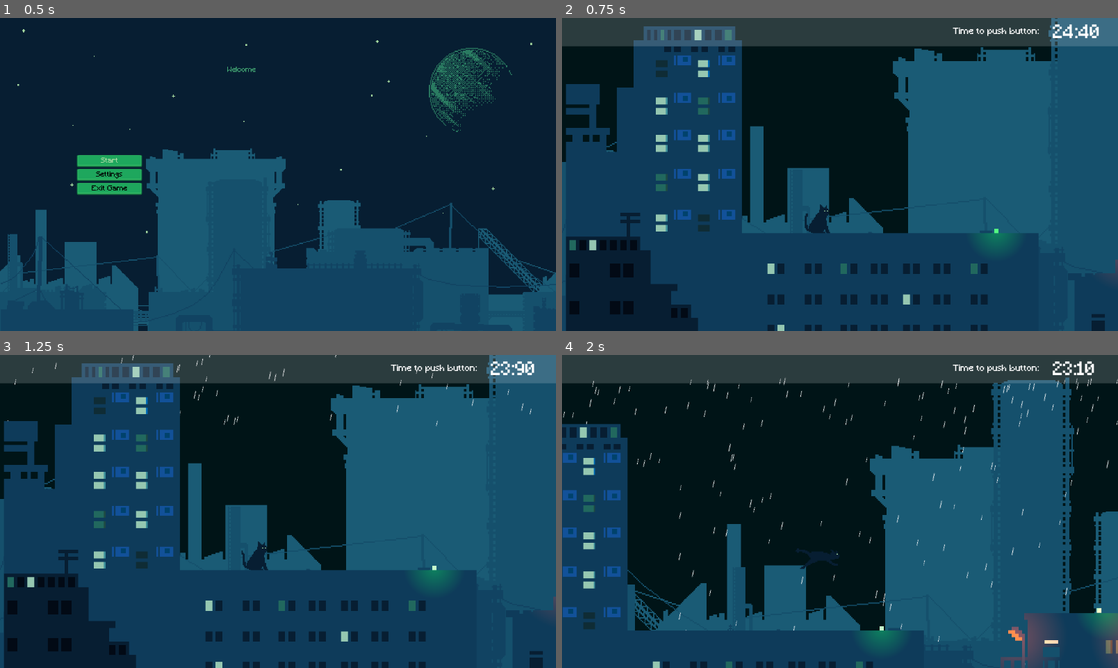
Above: before the commit, frames 1-4 (two rows, left to right).
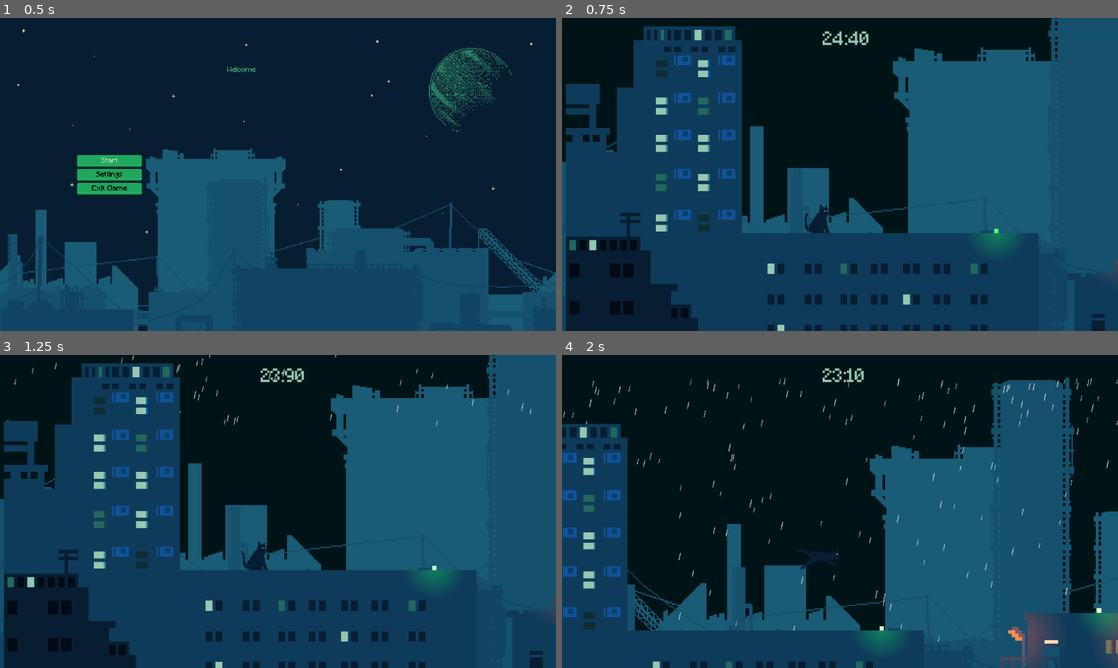
Above: after the commit, the same moments.

Repository: DEVizzent/mermelada-jam-2023
Game: Godot game, scene res://Inicio/StartMenu.tscn
The game is run twice, just before and just after one commit, with the same random seed, the same clock (stepped at 60 frames per second) and the same inputs.
Inputs (mouse positions are in pixels of both pictures, inside the frame that each line leads up to):
- Up to frame 1 (0.5 s): no input
- Up to frame 2 (0.75 s): click "Start" at 0.5 s
- Up to frame 3 (1.25 s): no input
- Up to frame 4 (2 s): move the mouse to (962, 495) at 1.27 s; hold Right (ui_right) from 1.28 s (still down); click (962, 495) at 1.42 s; tap Space (jump) at 1.52 s

Frame 1 is identical in both runs. In frame 2, 9.1% of the frame differs, in the area x 0-100%, y 0-10%; in frame 3, 9.0%; in frame 4, 9.1%.

Commit message:
Refactor timer

Diff:
--- a/HeaderLevelBar/header_bar.tscn
+++ b/HeaderLevelBar/header_bar.tscn
@@ -8,14 +8,16 @@
 [node name="HeaderBar" type="CanvasLayer"]
 
 [node name="ColorRect" type="ColorRect" parent="."]
+visible = false
 offset_right = 1284.0
 offset_bottom = 65.0
 color = Color(1, 1, 1, 0.168627)
 
 [node name="TimerCountdown" parent="." instance=ExtResource("1_3kcax")]
-position = Vector2(1130, 15)
+position = Vector2(600, 31)
 
 [node name="Label" type="Label" parent="."]
+visible = false
 offset_left = 900.0
 offset_top = 22.0
 offset_right = 1099.0
--- a/Levels/Level1/Level1.tscn
+++ b/Levels/Level1/Level1.tscn
@@ -8,6 +8,8 @@
 [ext_resource type="PackedScene" uid="uid://bueyv6qwi0jrw" path="res://StarsRain/EstrellaFugaz/SpawnerEstrellas/spawner_estrellas.tscn" id="6_gjp6n"]
 [ext_resource type="PackedScene" uid="uid://6eolvn4p0iw7" path="res://RainEnviroment/rain_enviroment_particles.tscn" id="7_iq0n7"]
 [ext_resource type="PackedScene" uid="uid://bt0q7q5tfblkb" path="res://Levels/Parallax/ParallaxBackground.tscn" id="9_folwc"]
+[ext_resource type="PackedScene" uid="uid://brr2ppmwcwy00" path="res://LightEnvironment/orange_farol.tscn" id="9_rh46a"]
+[ext_resource type="PackedScene" uid="uid://dhxdgsmkhja1y" path="res://LightEnvironment/green_light.tscn" id="10_72n1b"]
 [ext_resource type="Texture2D" uid="uid://cioa2wvh8jiyk" path="res://Levels/Level1/Assets/b3.png" id="10_kjhee"]
 [ext_resource type="Texture2D" uid="uid://c5co4d52unj43" path="res://Levels/Level1/Assets/b1.png" id="10_nmo5c"]
 [ext_resource type="Texture2D" uid="uid://bu8sv3c7h250f" path="res://Levels/Level1/Assets/b2.png" id="10_oxdxp"]
@@ -15,6 +17,86 @@
 [ext_resource type="Texture2D" uid="uid://bccpcdopfv7jj" path="res://Levels/Level1/Assets/green-light-1.png" id="13_2b8jl"]
 [ext_resource type="Texture2D" uid="uid://eyxd0f56xkpy" path="res://Levels/Level1/Assets/orange-farol.png" id="13_tiy0v"]
 
+[sub_resource type="AtlasTexture" id="AtlasTexture_0srnh"]
+atlas = ExtResource("13_2b8jl")
+region = Rect2(0, 0, 8, 8)
+
+[sub_resource type="AtlasTexture" id="AtlasTexture_ttt05"]
+atlas = ExtResource("13_2b8jl")
+region = Rect2(8, 0, 8, 8)
+
+[sub_resource type="AtlasTexture" id="AtlasTexture_t2irh"]
+atlas = ExtResource("13_2b8jl")
+region = Rect2(16, 0, 8, 8)
+
+[sub_resource type="AtlasTexture" id="AtlasTexture_yrqoh"]
+atlas = ExtResource("13_2b8jl")
+region = Rect2(24, 0, 8, 8)
+
+[sub_resource type="AtlasTexture" id="AtlasTexture_m8rnm"]
+atlas = ExtResource("13_2b8jl")
+region = Rect2(32, 0, 8, 8)
+
+[sub_resource type="AtlasTexture" id="AtlasTexture_frr0f"]
+atlas = ExtResource("13_2b8jl")
+region = Rect2(40, 0, 8, 8)
+
+[sub_resource type="AtlasTexture" id="AtlasTexture_vohox"]
+atlas = ExtResource("13_2b8jl")
+region = Rect2(48, 0, 8, 8)
+
+[sub_resource type="AtlasTexture" id="AtlasTexture_svxkp"]
+atlas = ExtResource("13_2b8jl")
+region = Rect2(56, 0, 8, 8)
+
+[sub_resource type="AtlasTexture" id="AtlasTexture_ea81g"]
+atlas = ExtResource("13_2b8jl")
+region = Rect2(64, 0, 8, 8)
+
+[sub_resource type="SpriteFrames" id="SpriteFrames_w5133"]
+animations = [{
+"frames": [{
+"duration": 1.0,
+"texture": SubResource("AtlasTexture_0srnh")
+}, {
+"duration": 1.0,
+"texture": SubResource("AtlasTexture_ttt05")
+}, {
+"duration": 1.0,
+"texture": SubResource("AtlasTexture_t2irh")
+}, {
+"duration": 1.0,
+"texture": SubResource("AtlasTexture_yrqoh")
+}, {
+"duration": 1.0,
+"texture": SubResource("AtlasTexture_m8rnm")
+}, {
+"duration": 1.0,
+"texture": SubResource("AtlasTexture_frr0f")
+}, {
+"duration": 1.0,
+"texture": SubResource("AtlasTexture_vohox")
+}, {
+"duration": 1.0,
+"texture": SubResource("AtlasTexture_svxkp")
+}, {
+"duration": 1.0,
+"texture": SubResource("AtlasTexture_ea81g")
+}],
+"loop": true,
+"name": &"default",
+"speed": 12.0
+}]
+
+[sub_resource type="Gradient" id="Gradient_ngmus"]
+offsets = PackedFloat32Array(0, 0.709677)
+colors = PackedColorArray(1, 1, 1, 1, 0, 0, 0, 1)
+
+[sub_resource type="GradientTexture2D" id="GradientTexture2D_7tcdf"]
+gradient = SubResource("Gradient_ngmus")
+fill = 1
+fill_from = Vector2(0.5, 0.5)
+
 [sub_resource type="AtlasTexture" id="AtlasTexture_xcqe3"]
 atlas = ExtResource("13_tiy0v")
 region = Rect2(0, 0, 10, 26)
@@ -37,86 +119,6 @@
 "speed": 8.0
 }]
 
-[sub_resource type="Gradient" id="Gradient_ngmus"]
-offsets = PackedFloat32Array(0, 0.709677)
-colors = PackedColorArray(1, 1, 1, 1, 0, 0, 0, 1)
-
-[sub_resource type="GradientTexture2D" id="GradientTexture2D_7tcdf"]
-gradient = SubResource("Gradient_ngmus")
-fill = 1
-fill_from = Vector2(0.5, 0.5)
-
-[sub_resource type="AtlasTexture" id="AtlasTexture_0srnh"]
-atlas = ExtResource("13_2b8jl")
-region = Rect2(0, 0, 8, 8)
-
-[sub_resource type="AtlasTexture" id="AtlasTexture_ttt05"]
-atlas = ExtResource("13_2b8jl")
-region = Rect2(8, 0, 8, 8)
-
-[sub_resource type="AtlasTexture" id="AtlasTexture_t2irh"]
-atlas = ExtResource("13_2b8jl")
-region = Rect2(16, 0, 8, 8)
-
-[sub_resource type="AtlasTexture" id="AtlasTexture_yrqoh"]
-atlas = ExtResource("13_2b8jl")
-region = Rect2(24, 0, 8, 8)
-
-[sub_resource type="AtlasTexture" id="AtlasTexture_m8rnm"]
-atlas = ExtResource("13_2b8jl")
-region = Rect2(32, 0, 8, 8)
-
-[sub_resource type="AtlasTexture" id="AtlasTexture_frr0f"]
-atlas = ExtResource("13_2b8jl")
-region = Rect2(40, 0, 8, 8)
-
-[sub_resource type="AtlasTexture" id="AtlasTexture_vohox"]
-atlas = ExtResource("13_2b8jl")
-region = Rect2(48, 0, 8, 8)
-
-[sub_resource type="AtlasTexture" id="AtlasTexture_svxkp"]
-atlas = ExtResource("13_2b8jl")
-region = Rect2(56, 0, 8, 8)
-
-[sub_resource type="AtlasTexture" id="AtlasTexture_ea81g"]
-atlas = ExtResource("13_2b8jl")
-region = Rect2(64, 0, 8, 8)
-
-[sub_resource type="SpriteFrames" id="SpriteFrames_w5133"]
-animations = [{
-"frames": [{
-"duration": 1.0,
-"texture": SubResource("AtlasTexture_0srnh")
-}, {
-"duration": 1.0,
-"texture": SubResource("AtlasTexture_ttt05")
-}, {
-"duration": 1.0,
-"texture": SubResource("AtlasTexture_t2irh")
-}, {
-"duration": 1.0,
-"texture": SubResource("AtlasTexture_yrqoh")
-}, {
-"duration": 1.0,
-"texture": SubResource("AtlasTexture_m8rnm")
-}, {
-"duration": 1.0,
-"texture": SubResource("AtlasTexture_frr0f")
-}, {
-"duration": 1.0,
-"texture": SubResource("AtlasTexture_vohox")
-}, {
-"duration": 1.0,
-"texture": SubResource("AtlasTexture_svxkp")
-}, {
-"duration": 1.0,
-"texture": SubResource("AtlasTexture_ea81g")
-}],
-"loop": true,
-"name": &"default",
-"speed": 12.0
-}]
-
 [node name="Level1" type="Node2D" groups=["level"]]
 script = ExtResource("1_jfv7o")
 word = "ferter"
@@ -145,40 +147,9 @@
 [node name="Lights" type="Node2D" parent="."]
 z_index = 1
 
-[node name="OrangeFarol" type="AnimatedSprite2D" parent="Lights"]
-position = Vector2(556, 171)
-scale = Vector2(-3, 3)
-sprite_frames = SubResource("SpriteFrames_ist40")
-autoplay = "default"
-frame_progress = 0.671163
-
-[node name="PointLight2D" type="PointLight2D" parent="Lights/OrangeFarol"]
-position = Vector2(1.33334, -7)
-color = Color(76.93, 3.55, 0.6, 0.1)
-texture = SubResource("GradientTexture2D_7tcdf")
-
-[node name="OrangeFarol" type="AnimatedSprite2D" parent="Lights/OrangeFarol"]
-position = Vector2(556, 171)
-rotation = -3.14159
-scale = Vector2(3, -3)
-sprite_frames = SubResource("SpriteFrames_ist40")
-autoplay = "default"
-frame_progress = 0.463731
-
-[node name="PointLight2D" type="PointLight2D" parent="Lights/OrangeFarol/OrangeFarol"]
-position = Vector2(1.33334, -7)
-color = Color(76.93, 3.55, 0.6, 0.1)
-texture = SubResource("GradientTexture2D_7tcdf")
-
-[node name="GreenLight" type="AnimatedSprite2D" parent="Lights"]
-position = Vector2(317, 135)
-sprite_frames = SubResource("SpriteFrames_w5133")
-autoplay = "default"
-
-[node name="PointLight2D" type="PointLight2D" parent="Lights/GreenLight"]
-color = Color(0, 4.01176, 0.188235, 0.309804)
-texture = SubResource("GradientTexture2D_7tcdf")
-texture_scale = 1.75
+[node name="OrangeFarol" parent="Lights" instance=ExtResource("9_rh46a")]
+
+[node name="GreenLight" parent="Lights" instance=ExtResource("10_72n1b")]
 
 [node name="GreenLight2" type="AnimatedSprite2D" parent="Lights"]
 position = Vector2(702, 103)
--- /dev/null
+++ b/LightEnvironment/green_light.tscn
@@ -0,0 +1,93 @@
+[gd_scene load_steps=14 format=3 uid="uid://dhxdgsmkhja1y"]
+
+[ext_resource type="Texture2D" uid="uid://bccpcdopfv7jj" path="res://Levels/Level1/Assets/green-light-1.png" id="1_lkhxs"]
+
+[sub_resource type="AtlasTexture" id="AtlasTexture_0srnh"]
+atlas = ExtResource("1_lkhxs")
+region = Rect2(0, 0, 8, 8)
+
+[sub_resource type="AtlasTexture" id="AtlasTexture_ttt05"]
+atlas = ExtResource("1_lkhxs")
+region = Rect2(8, 0, 8, 8)
+
+[sub_resource type="AtlasTexture" id="AtlasTexture_t2irh"]
+atlas = ExtResource("1_lkhxs")
+region = Rect2(16, 0, 8, 8)
+
+[sub_resource type="AtlasTexture" id="AtlasTexture_yrqoh"]
+atlas = ExtResource("1_lkhxs")
+region = Rect2(24, 0, 8, 8)
+
+[sub_resource type="AtlasTexture" id="AtlasTexture_m8rnm"]
+atlas = ExtResource("1_lkhxs")
+region = Rect2(32, 0, 8, 8)
+
+[sub_resource type="AtlasTexture" id="AtlasTexture_frr0f"]
+atlas = ExtResource("1_lkhxs")
+region = Rect2(40, 0, 8, 8)
+
+[sub_resource type="AtlasTexture" id="AtlasTexture_vohox"]
+atlas = ExtResource("1_lkhxs")
+region = Rect2(48, 0, 8, 8)
+
+[sub_resource type="AtlasTexture" id="AtlasTexture_svxkp"]
+atlas = ExtResource("1_lkhxs")
+region = Rect2(56, 0, 8, 8)
+
+[sub_resource type="AtlasTexture" id="AtlasTexture_ea81g"]
+atlas = ExtResource("1_lkhxs")
+region = Rect2(64, 0, 8, 8)
+
+[sub_resource type="SpriteFrames" id="SpriteFrames_w5133"]
+animations = [{
+"frames": [{
+"duration": 1.0,
+"texture": SubResource("AtlasTexture_0srnh")
+}, {
+"duration": 1.0,
+"texture": SubResource("AtlasTexture_ttt05")
+}, {
+"duration": 1.0,
+"texture": SubResource("AtlasTexture_t2irh")
+}, {
+"duration": 1.0,
+"texture": SubResource("AtlasTexture_yrqoh")
+}, {
+"duration": 1.0,
+"texture": SubResource("AtlasTexture_m8rnm")
+}, {
+"duration": 1.0,
+"texture": SubResource("AtlasTexture_frr0f")
+}, {
+"duration": 1.0,
+"texture": SubResource("AtlasTexture_vohox")
+}, {
+"duration": 1.0,
+"texture": SubResource("AtlasTexture_svxkp")
+}, {
+"duration": 1.0,
+"texture": SubResource("AtlasTexture_ea81g")
+}],
+"loop": true,
+"name": &"default",
+"speed": 12.0
+}]
+
+[sub_resource type="Gradient" id="Gradient_ngmus"]
+offsets = PackedFloat32Array(0, 0.709677)
+colors = PackedColorArray(1, 1, 1, 1, 0, 0, 0, 1)
+
+[sub_resource type="GradientTexture2D" id="GradientTexture2D_7tcdf"]
+gradient = SubResource("Gradient_ngmus")
+fill = 1
+fill_from = Vector2(0.5, 0.5)
+
+[node name="GreenLight" type="AnimatedSprite2D"]
+position = Vector2(317, 135)
+sprite_frames = SubResource("SpriteFrames_w5133")
+autoplay = "default"
+
+[node name="PointLight2D" type="PointLight2D" parent="."]
+color = Color(0, 4.01176, 0.188235, 0.309804)
+texture = SubResource("GradientTexture2D_7tcdf")
+texture_scale = 1.75
--- /dev/null
+++ b/LightEnvironment/orange_farol.tscn
@@ -0,0 +1,59 @@
+[gd_scene load_steps=7 format=3 uid="uid://brr2ppmwcwy00"]
+
+[ext_resource type="Texture2D" uid="uid://eyxd0f56xkpy" path="res://Levels/Level1/Assets/orange-farol.png" id="1_a0jsv"]
+
+[sub_resource type="AtlasTexture" id="AtlasTexture_xcqe3"]
+atlas = ExtResource("1_a0jsv")
+region = Rect2(0, 0, 10, 26)
+
+[sub_resource type="AtlasTexture" id="AtlasTexture_0bb50"]
+atlas = ExtResource("1_a0jsv")
+region = Rect2(10, 0, 10, 26)
+
+[sub_resource type="SpriteFrames" id="SpriteFrames_ist40"]
+animations = [{
+"frames": [{
+"duration": 1.0,
+"texture": SubResource("AtlasTexture_xcqe3")
+}, {
+"duration": 1.0,
+"texture": SubResource("AtlasTexture_0bb50")
+}],
+"loop": true,
+"name": &"default",
+"speed": 8.0
+}]
+
+[sub_resource type="Gradient" id="Gradient_ngmus"]
+offsets = PackedFloat32Array(0, 0.709677)
+colors = PackedColorArray(1, 1, 1, 1, 0, 0, 0, 1)
+
+[sub_resource type="GradientTexture2D" id="GradientTexture2D_7tcdf"]
+gradient = SubResource("Gradient_ngmus")
+fill = 1
+fill_from = Vector2(0.5, 0.5)
+
+[node name="OrangeFarol" type="AnimatedSprite2D"]
+position = Vector2(556, 171)
+scale = Vector2(-3, 3)
+sprite_frames = SubResource("SpriteFrames_ist40")
+autoplay = "default"
+frame_progress = 0.97821
+
+[node name="PointLight2D" type="PointLight2D" parent="."]
+position = Vector2(1.33334, -7)
+color = Color(76.93, 3.55, 0.6, 0.1)
+texture = SubResource("GradientTexture2D_7tcdf")
+
+[node name="OrangeFarol" type="AnimatedSprite2D" parent="."]
+position = Vector2(556, 171)
+rotation = -3.14159
+scale = Vector2(3, -3)
+sprite_frames = SubResource("SpriteFrames_ist40")
+autoplay = "default"
+frame_progress = 0.463731
+
+[node name="PointLight2D" type="PointLight2D" parent="OrangeFarol"]
+position = Vector2(1.33334, -7)
+color = Color(76.93, 3.55, 0.6, 0.1)
+texture = SubResource("GradientTexture2D_7tcdf")
--- a/TimerCountdown/timer_countdown.gd
+++ b/TimerCountdown/timer_countdown.gd
@@ -33,6 +33,8 @@
 func timer_timeout():
 	actual_time = actual_time - timer.wait_time
 	draw_time_on_label()
+	if actual_time < 10:
+		label.label_settings.font_color = Color(0.812, 0.42, 0.294)
 	if actual_time < 0:
 		timer.stop()
 		EventBus.emit_signal("levelTimeFinished")
--- a/TimerCountdown/timer_countdown.tscn
+++ b/TimerCountdown/timer_countdown.tscn
@@ -4,6 +4,7 @@
 
 [sub_resource type="LabelSettings" id="LabelSettings_yrhe7"]
 font_size = 41
+font_color = Color(0.584314, 0.780392, 0.694118, 1)
 
 [node name="TimerCountdown" type="Node2D"]
 script = ExtResource("1_3q67d")
Not shown: 1 places in Levels/Level1/Level1.tscn that only renumber resources
